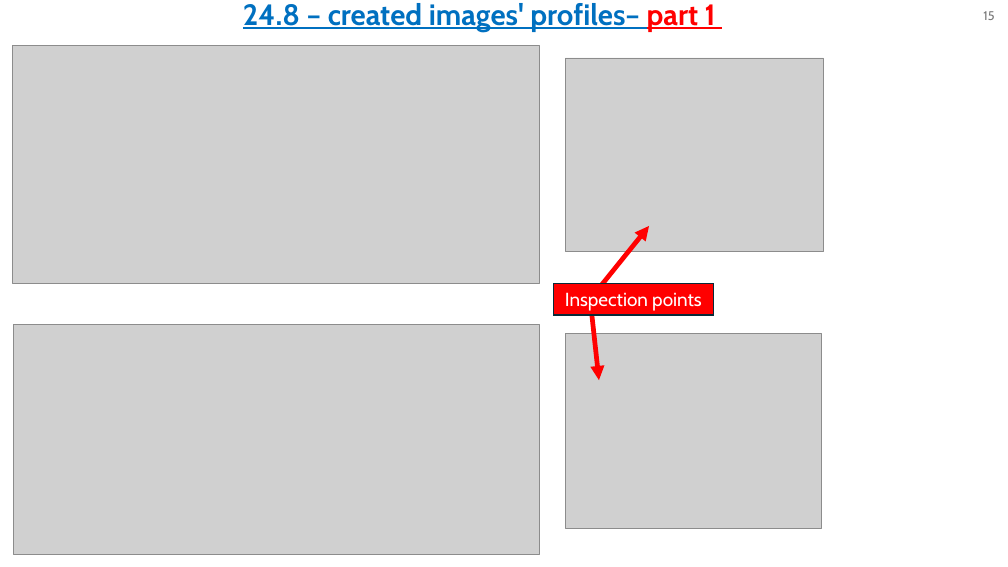
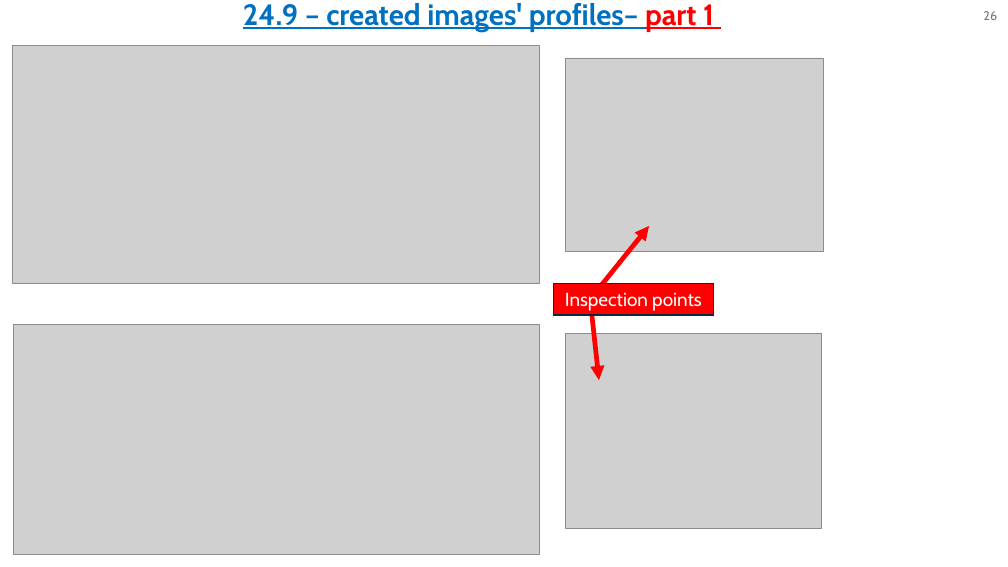
Before and after one commit to omripony/image-processing, a slide deck: slide 26 of labs/lab24- for barak's check/version 2/1950-2210-7939-ImPr24-2.pptx (slide 15 before the commit). Drawn at 1008x567 pixels with LibreOffice and Linux fonts; fonts in the diff are those of the drawing; grey boxes stand for pictures. Boxes give left, top, right and bottom in pixels: in the first picture for what was removed or moved away, otherwise in the second. Text is boxed around its words. In the diff, an @@ line names an element or a change of style, - is before the commit and + after.

```diff
--- a/labs/lab24- for barak's check/version 2/1950-2210-7939-ImPr24-2.pptx
+++ b/labs/lab24- for barak's check/version 2/1950-2210-7939-ImPr24-2.pptx
@@ text at [243, 3, 714, 32]: text changed @@
-24.8 – created images' profiles– part 1
+24.9 – created images' profiles– part 1
@@ page number at [983, 11, 997, 20]: text changed @@
-15
+26
```
Also in this commit, not shown: 12 other slides changed, 11 slides added, 28 other files.
